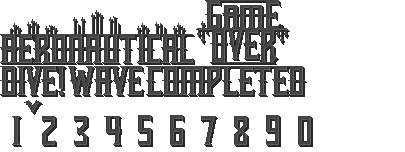
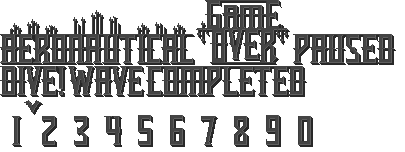
Revision of a layered 405 × 152 image; what changed, layer by layer:
added group "PAUSED" with 3 layers above "COMPLETED" over bbox(293, 34, 396, 65)
added layer "Layer 42" in group "PAUSED" over bbox(293, 34, 394, 63)
added layer "Paused" in group "PAUSED" over bbox(293, 34, 394, 63)
added layer "Layer 43" in group "PAUSED" over bbox(294, 35, 396, 65)
painted on "Layer 30" over bbox(27, 35, 135, 51)
